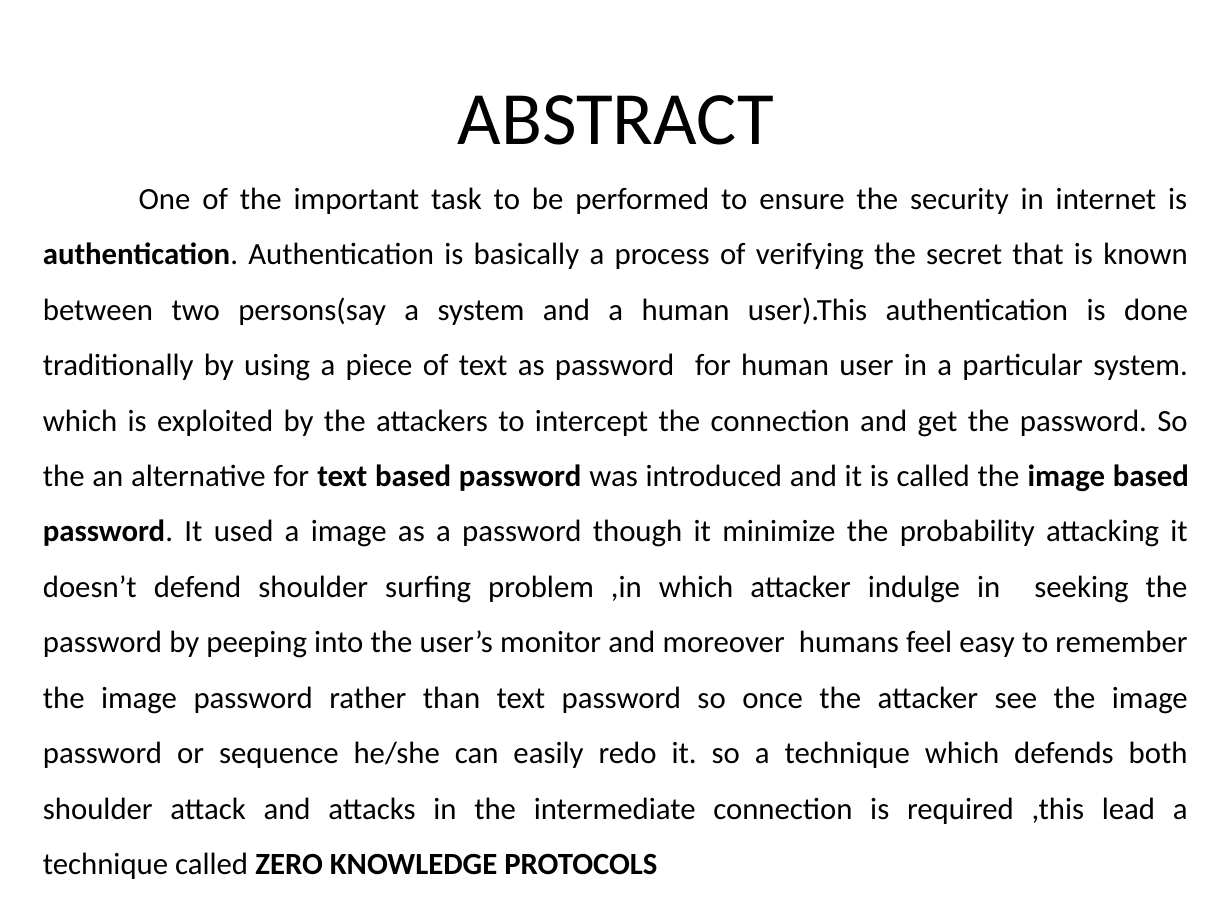
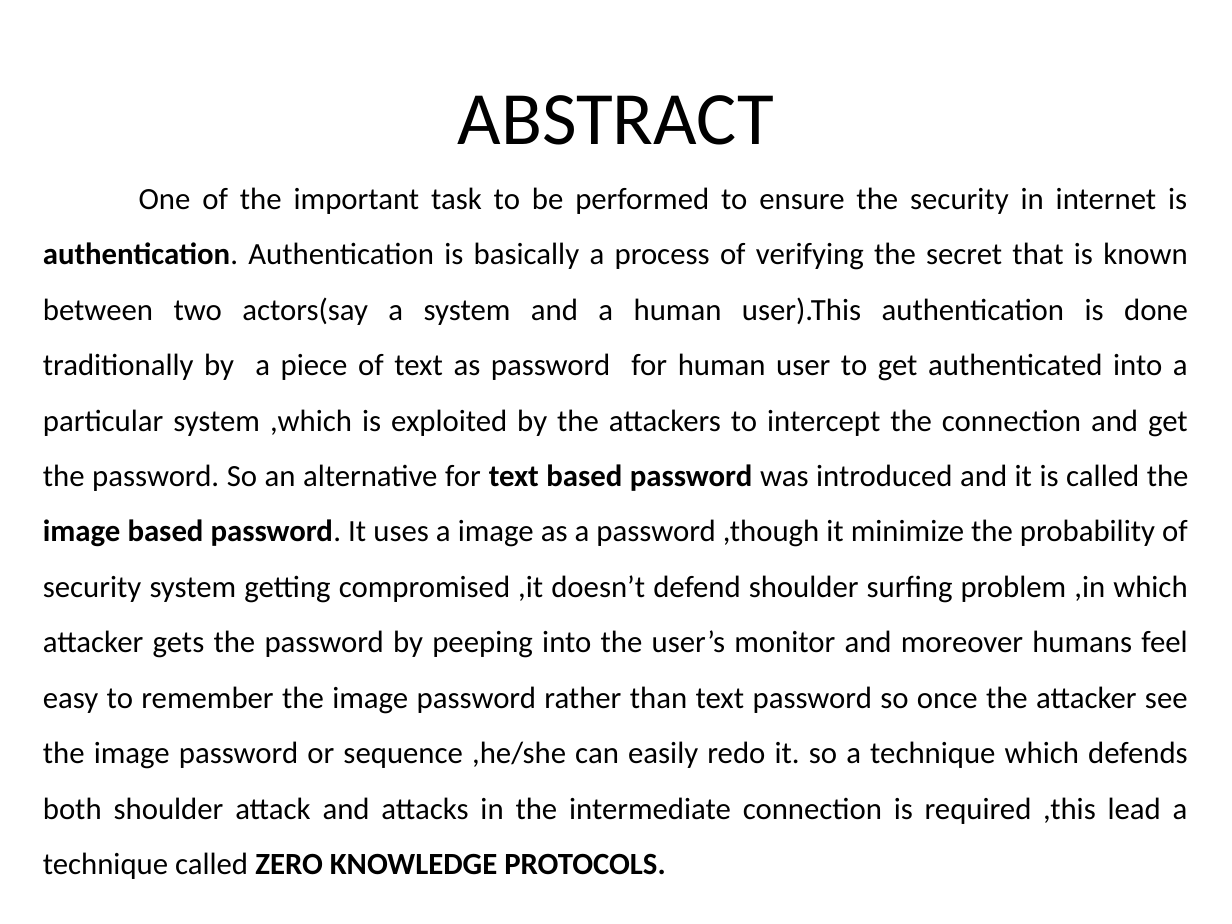
Before and after one commit to Greeny6092/iba, a slide deck: slide 2 of presentation/FINAL YEAR PROJECT BATCH 18.pptx. Drawn at 1232x924 pixels with LibreOffice and Linux fonts; fonts in the diff are those of the drawing. Boxes give left, top, right and bottom in pixels: in the first picture for what was removed or moved away, otherwise in the second. Text is boxed around its words. In the diff, an @@ line names an element or a change of style, - is before the commit and + after.

```diff
--- a/presentation/FINAL YEAR PROJECT BATCH 18.pptx
+++ b/presentation/FINAL YEAR PROJECT BATCH 18.pptx
@@ text at (x1=43, y1=187, x2=1189, y2=879): text changed @@
-One of the important task to be performed to ensure the security in internet is authentication. Authentication is basically a process of verifying the secret that is known between two persons(say a system and a human user).This authentication is done traditionally by using a piece of text as password for human user in a particular system. which is exploited by the attackers to intercept the connection and get the password. So the an alternative for text based password was introduced and it is called the image based password. It used a image as a password though it minimize the probability attacking it doesn’t defend shoulder surfing problem ,in which attacker indulge in seeking the password by peeping into the user’s monitor and moreover humans feel easy to remember the image password rather than text password so once the attacker see the image password or sequence he/she can easily redo it. so a technique which defends both shoulder attack and attacks in the intermediate connection is required ,this lead a technique called ZERO KNOWLEDGE PROTOCOLS
+One of the important task to be performed to ensure the security in internet is authentication. Authentication is basically a process of verifying the secret that is known between two actors(say a system and a human user).This authentication is done traditionally by a piece of text as password for human user to get authenticated into a particular system ,which is exploited by the attackers to intercept the connection and get the password. So an alternative for text based password was introduced and it is called the image based password. It uses a image as a password ,though it minimize the probability of security system getting compromised ,it doesn’t defend shoulder surfing problem ,in which attacker gets the password by peeping into the user’s monitor and moreover humans feel easy to remember the image password rather than text password so once the attacker see the image password or sequence ,he/she can easily redo it. so a technique which defends both shoulder attack and attacks in the intermediate connection is required ,this lead a technique called ZERO KNOWLEDGE PROTOCOLS.
```
Also in this commit, not shown: 5 other slides changed, 1 other file.
